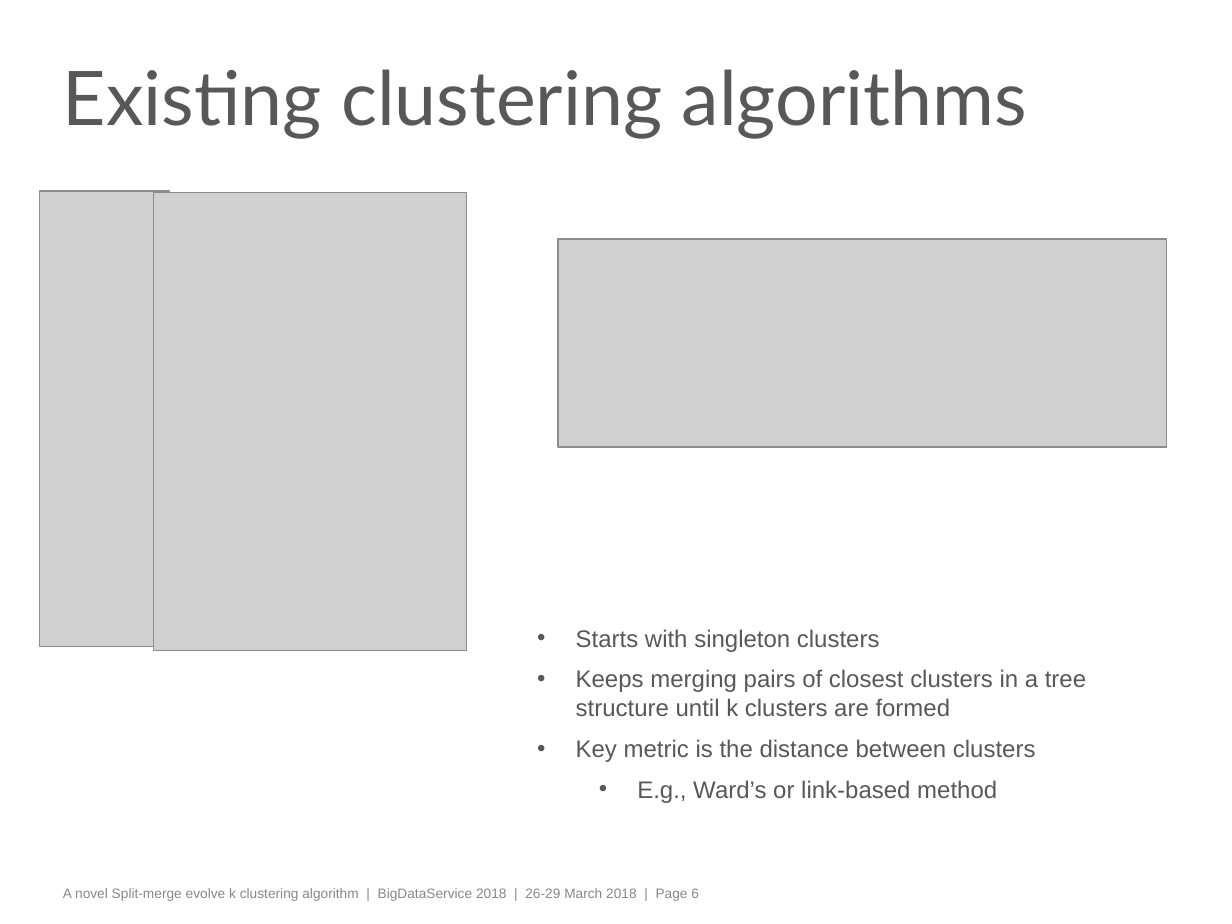
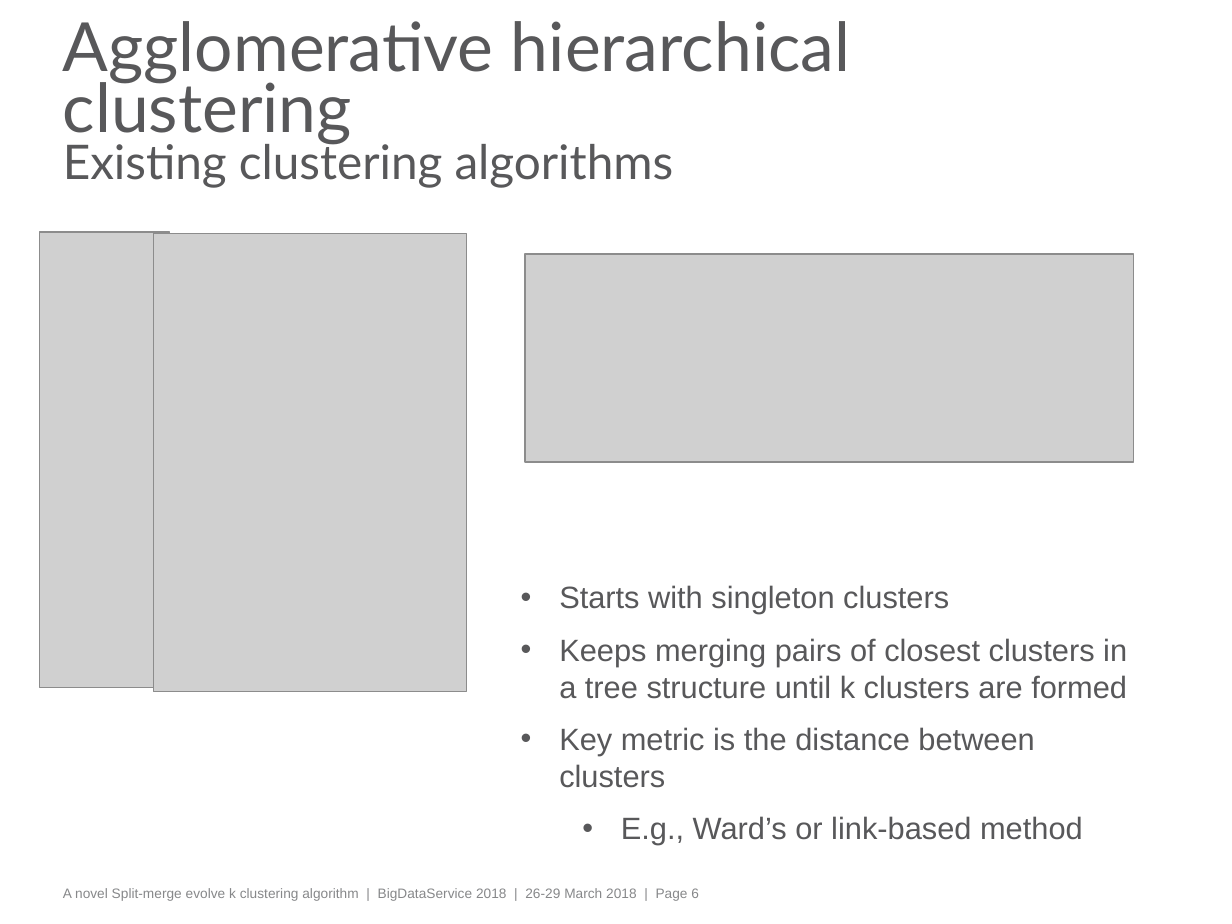
Before and after one commit to manmustbecool/Split-merge-evolve-k-clustering, a slide deck: slide 6 of SplitMergeEvolveClustering.pptx. Drawn at 1232x924 pixels with LibreOffice and Linux fonts; fonts in the diff are those of the drawing; grey boxes stand for pictures; background and template pictures are left out. Boxes give left, top, right and bottom in pixels: in the first picture for what was removed or moved away, otherwise in the second. Text is boxed around its words. In the diff, an @@ line names an element or a change of style, - is before the commit and + after.

```diff
--- a/SplitMergeEvolveClustering.pptx
+++ b/SplitMergeEvolveClustering.pptx
@@ title at <box>63,21,850,188</box>: text changed; size 44 to 39.6 pt @@
-Existing clustering algorithms
+Agglomerative hierarchical clustering
+Existing clustering algorithms
@@ picture: place and size @@
-picture at <box>39,191,169,647</box>
+picture at <box>39,232,169,687</box>
@@ picture: place and size @@
-picture at <box>153,192,466,650</box>
+picture at <box>153,234,466,692</box>
@@ picture: place and size @@
-picture at <box>558,239,1167,447</box>
+picture at <box>525,254,1133,462</box>
@@ text "Starts with singleton clusters": place and size @@
-text "Starts with singleton clusters" at <box>576,629,1086,803</box>
+text "Starts with singleton clusters" at <box>559,585,1127,845</box>
@@ text "Starts with singleton clusters" at <box>559,585,1127,845</box>: size 14 to 18 pt; more space between paragraphs @@
```
Also in this commit, not shown: 4 other slides changed, 2 other files.
